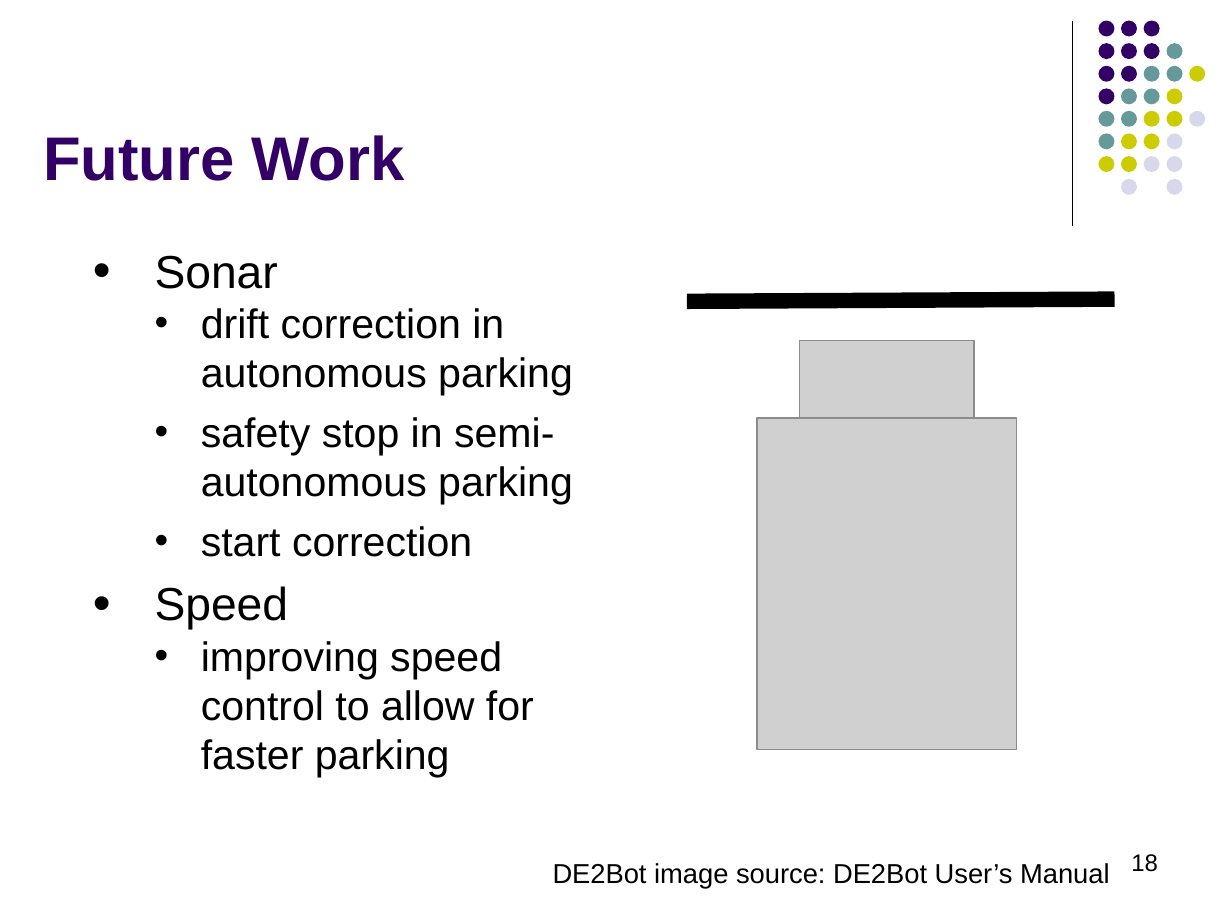
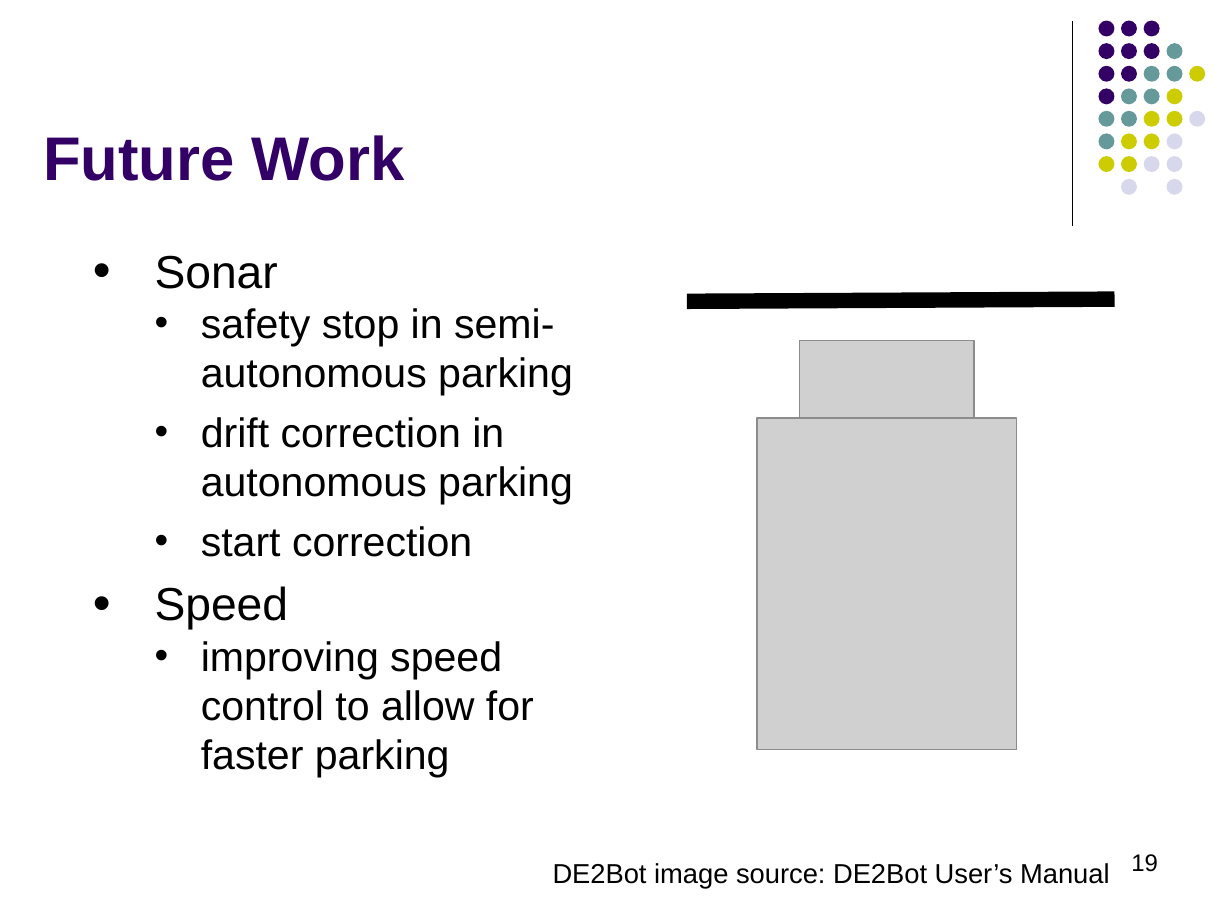
Before and after one commit to g-yotam/AutoBot-Parking, a slide deck: slide 19 of ECE2031Presentation.pptx (slide 18 before the commit). Drawn at 1232x924 pixels with LibreOffice and Linux fonts; fonts in the diff are those of the drawing; grey boxes stand for pictures. Boxes give left, top, right and bottom in pixels: in the first picture for what was removed or moved away, otherwise in the second. Text is boxed around its words. In the diff, an @@ line names an element or a change of style, - is before the commit and + after.

Commit message:
Presentation_final

```diff
--- a/ECE2031Presentation.pptx
+++ b/ECE2031Presentation.pptx
@@ text at [201, 308, 573, 396]: paragraph added @@
+  • safety stop in semi-autonomous parking
@@ text at [201, 417, 573, 505]: paragraph removed @@
-  • safety stop in semi-autonomous parking
@@ page number at [1131, 854, 1158, 872]: text changed @@
-18
+19
```
Also in this commit, not shown: 1 other slide changed, 1 slide added.
